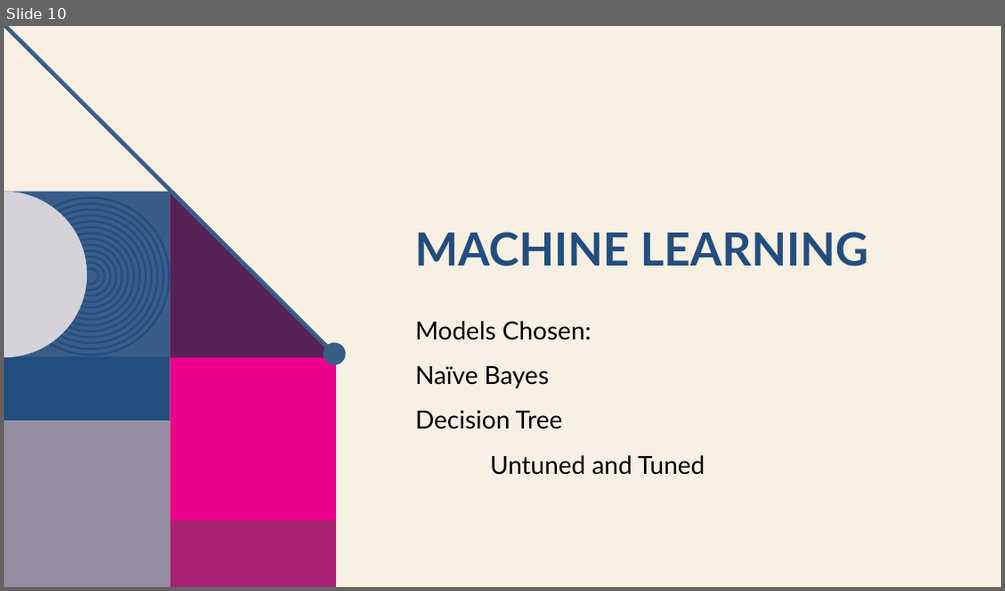
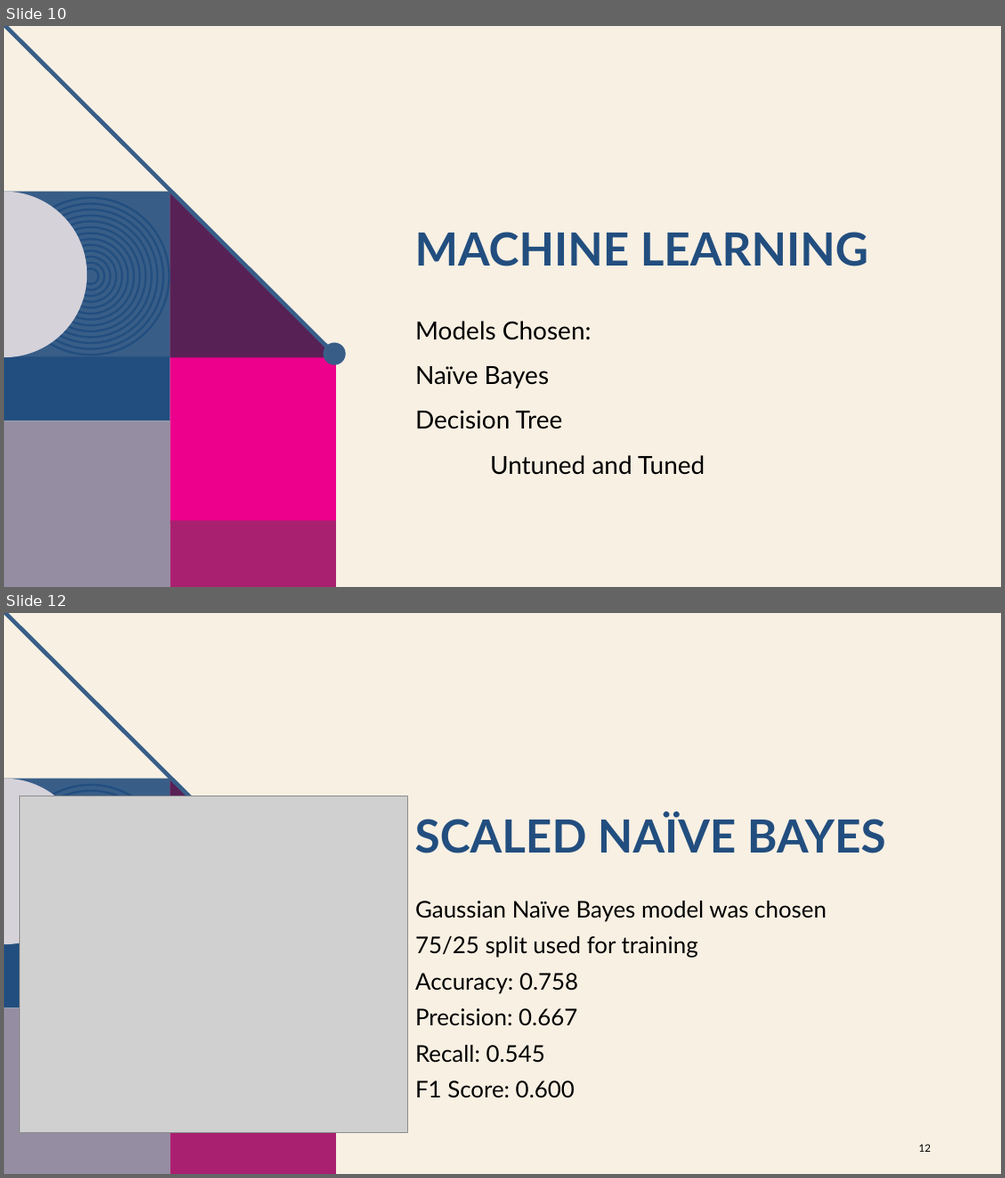
Before and after one commit to AbhiMayadam/HI-2022-Final-Project, a slide deck: Can you predict diabetes.pptx. Shown one above the other, each under a label of ours: slide 10 before the commit, slides 10 and 12 after it; the slides between them are not shown. The pictures are 1005x591 and 1005x1178 pixels, drawn with LibreOffice and Linux fonts; fonts in the diff are those of the drawing; grey boxes stand for pictures; background and template pictures are left out. Boxes give left, top, right and bottom in pixels: in the first picture for what was removed or moved away, otherwise in the second. Text is boxed around its words. In the diff, an @@ line names an element or a change of style, - is before the commit and + after.

```diff
--- a/Can you predict diabetes.pptx
+++ b/Can you predict diabetes.pptx
@@ slide 12 added at [4,613,1001,1174], background #F8F0E3; not listed: 10 template elements that a slide beside it also shows @@
@@ picture added at [20,796,408,1133] @@
@@ title added at [415,813,886,853], 44 pt, text #224E7F, bold @@
+SCALED NAÏVE BAYES
@@ text added at [415,900,826,1098], 22.2 pt, text #000000 @@
+Gaussian Naïve Bayes model was chosen
+75/25 split used for training
+Accuracy: 0.758
+Precision: 0.667
+Recall: 0.545
+F1 Score: 0.600
@@ page number added at [919,1143,930,1151], 10 pt, text #000000 @@
+12
```
Also in this commit, not shown: 7 slides changed, 2 other slides added, 1 other file.
